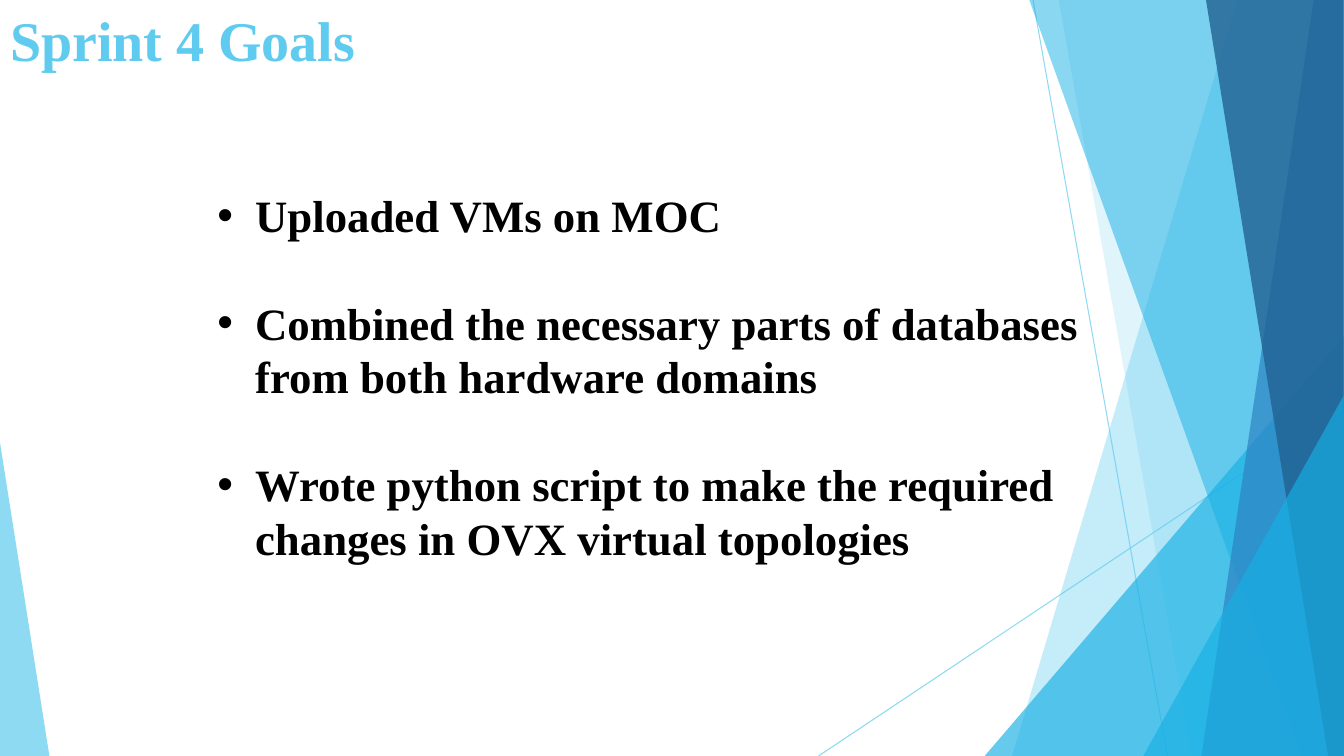
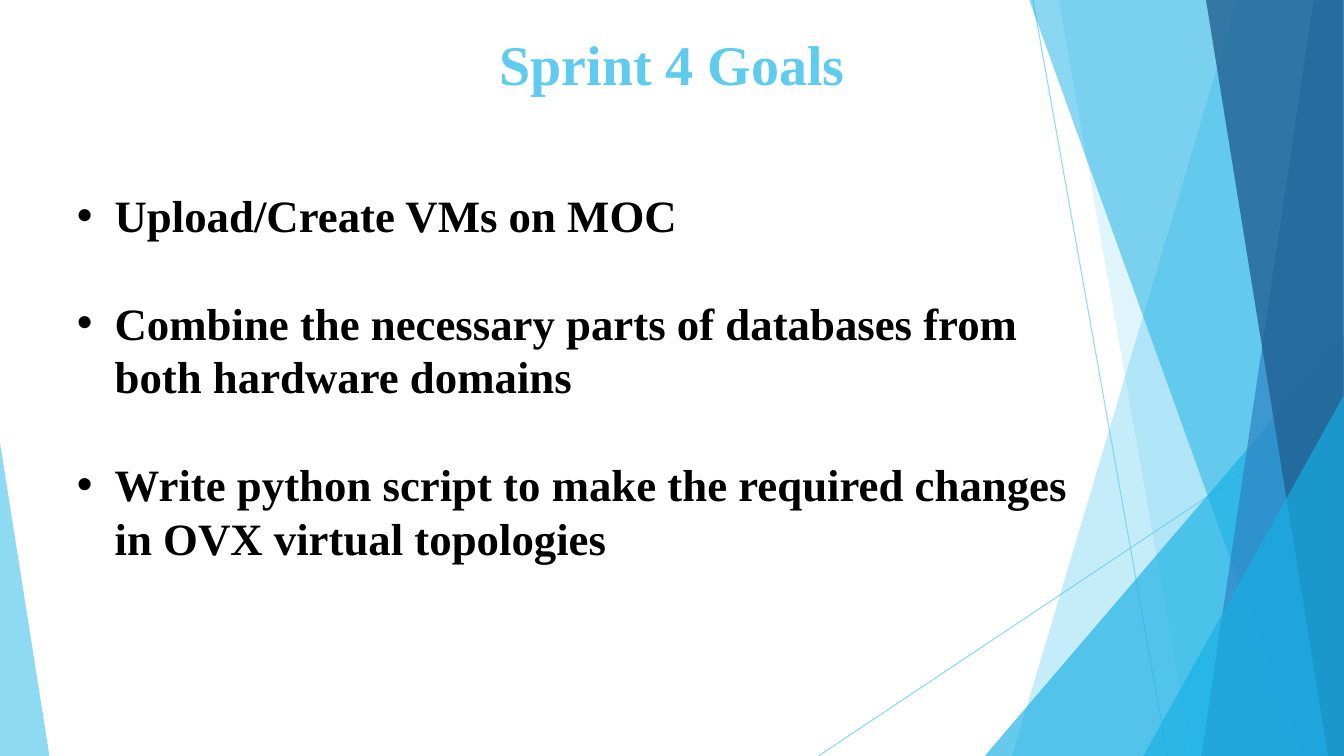
Before and after one commit to BU-NU-CLOUD-SP16/Network-Programmability-as-a-Service, a slide deck: slide 5 of Sprint_4.pptx. Drawn at 1344x756 pixels with LibreOffice and Linux fonts; fonts in the diff are those of the drawing. Boxes give left, top, right and bottom in pixels: in the first picture for what was removed or moved away, otherwise in the second. Text is boxed around its words. In the diff, an @@ line names an element or a change of style, - is before the commit and + after.

Commit message:
Updated the ppt

```diff
--- a/Sprint_4.pptx
+++ b/Sprint_4.pptx
@@ title "Sprint 4 Goals": place and size @@
-title "Sprint 4 Goals" at (10, 22, 355, 71)
+title "Sprint 4 Goals" at (499, 46, 845, 96)
@@ title "Sprint 4 Goals" at (499, 46, 845, 96): alignment left to centre @@
@@ text at (115, 201, 1067, 564): text changed @@
-• Uploaded VMs on MOC
-• Combined the necessary parts of databases from both hardware domains
-• Wrote python script to make the required changes in OVX virtual topologies
+• Upload/Create VMs on MOC
+• Combine the necessary parts of databases from both hardware domains
+• Write python script to make the required changes in OVX virtual topologies
```
Also in this commit, not shown: 7 other slides changed, 1 slide added, 1 slide removed.
